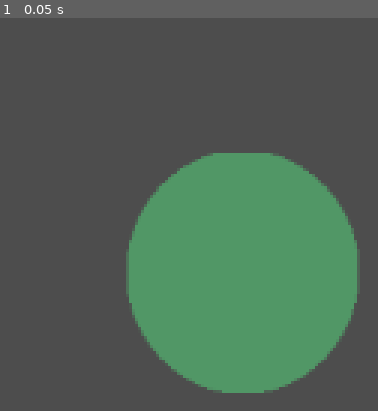
Above: before the commit, frame 1.
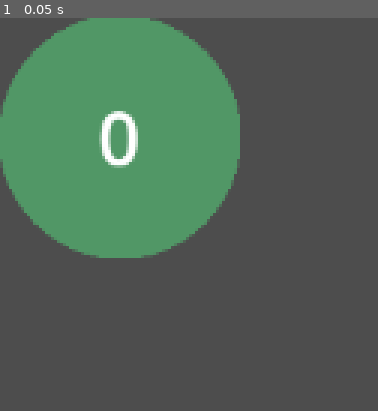
Above: after the commit, the same moment.

Repository: rafarillo/union-find-visualizer
Game: Godot game, scene res://Scenes/Node.tscn
The game is run twice, just before and just after one commit, with the same random seed, the same clock (stepped at 60 frames per second) and the same inputs. The project has no main scene, so this scene is started directly.
Inputs:
- Up to frame 1 (0.05 s): no input

The runs differ from the first frame. In frame 1, 53% of the frame differs, in the area x 0-95%, y 0-96%.

Commit message:
[feat] Add scale transform animation

Diff:
--- a/Scenes/Node.tscn
+++ b/Scenes/Node.tscn
@@ -1,11 +1,16 @@
-[gd_scene load_steps=5 format=3 uid="uid://e56xipt3664c"]
+[gd_scene load_steps=7 format=3 uid="uid://e56xipt3664c"]
 
 [ext_resource type="Theme" uid="uid://difw0bvmt52td" path="res://2D/ButtonTheme.tres" id="1_05h8r"]
 [ext_resource type="Script" uid="uid://wo0ibsy5qe1v" path="res://Scripts/UI/ColorAnimator.gd" id="2_05h8r"]
 [ext_resource type="StyleBox" uid="uid://cajsq6vpqbeyc" path="res://2D/ButtonStyleBox.tres" id="3_of6nh"]
+[ext_resource type="Script" uid="uid://cvp3dpkojbh8l" path="res://Scripts/UI/TransformAnimator.gd" id="4_r1888"]
 
 [sub_resource type="Curve" id="Curve_of6nh"]
 _data = [Vector2(0, 0), 0.0, 1.0, 0, 0, Vector2(1, 1), 1.0, 0.0, 0, 0]
+point_count = 2
+
+[sub_resource type="Curve" id="Curve_fffut"]
+_data = [Vector2(0, 0), 0.0, 1.0, 0, 0, Vector2(0.27173913, 0.9887641), 0.0, 0.0, 0, 0]
 point_count = 2
 
 [node name="Node" type="Control"]
@@ -17,21 +22,44 @@
 grow_vertical = 2
 
 [node name="Button" type="Button" parent="."]
-layout_mode = 0
-offset_left = 68.0
-offset_top = 72.0
-offset_right = 191.0
-offset_bottom = 200.0
+layout_mode = 1
+anchors_preset = -1
+offset_left = 0.15999603
+offset_right = 128.16
+offset_bottom = 128.0
+pivot_offset = Vector2(64, 64)
 theme = ExtResource("1_05h8r")
 
 [node name="ColorAnimator" type="Node" parent="Button"]
 script = ExtResource("2_05h8r")
 buttonStyleBox = ExtResource("3_of6nh")
-pressedColor = Color(0.84253985, 0.9687584, 0.8707316, 1)
-hoverColor = Color(0.46834898, 0.79374385, 0.5618785, 1)
 curve = SubResource("Curve_of6nh")
 
+[node name="TransformAnimator" type="Node" parent="Button"]
+script = ExtResource("4_r1888")
+curve = SubResource("Curve_fffut")
+
+[node name="RichTextLabel" type="RichTextLabel" parent="Button"]
+layout_mode = 1
+anchors_preset = -1
+anchor_right = 1.0
+anchor_bottom = 1.0
+pivot_offset = Vector2(64, 64)
+mouse_filter = 2
+theme_override_font_sizes/normal_font_size = 40
+theme_override_font_sizes/bold_font_size = 40
+theme_override_font_sizes/bold_italics_font_size = 40
+theme_override_font_sizes/italics_font_size = 40
+theme_override_font_sizes/mono_font_size = 40
+text = "0"
+horizontal_alignment = 1
+vertical_alignment = 1
+
 [connection signal="button_down" from="Button" to="Button/ColorAnimator" method="_on_button_button_down"]
+[connection signal="button_down" from="Button" to="Button/TransformAnimator" method="_on_button_button_down"]
 [connection signal="button_up" from="Button" to="Button/ColorAnimator" method="_on_button_button_up"]
+[connection signal="button_up" from="Button" to="Button/TransformAnimator" method="_on_button_button_up"]
 [connection signal="mouse_entered" from="Button" to="Button/ColorAnimator" method="_on_button_mouse_entered"]
+[connection signal="mouse_entered" from="Button" to="Button/TransformAnimator" method="_on_button_mouse_entered"]
 [connection signal="mouse_exited" from="Button" to="Button/ColorAnimator" method="_on_button_mouse_exited"]
+[connection signal="mouse_exited" from="Button" to="Button/TransformAnimator" method="_on_button_mouse_exited"]
--- /dev/null
+++ b/Scripts/UI/TransformAnimator.gd
@@ -0,0 +1,37 @@
+class_name TransformAnimator extends Node
+
+@export var hoverScale: float = 1.05
+@export var pressScale: float = 0.95
+@export var curve: Curve
+
+var _targetSize: Vector2
+var _counter: float = 0
+var _originalSize: Vector2 = Vector2.ZERO
+var _button: Button
+
+func _ready() -> void:
+	_button = get_parent() as Button
+	_originalSize = _button.scale
+	_targetSize = _originalSize
+
+func _process(delta: float) -> void:
+	_button.scale = _button.scale.lerp(_targetSize, curve.sample(_counter))
+	if _counter < curve.max_domain:
+		_counter += delta
+
+func _on_button_button_down() -> void:
+	_targetSize = _originalSize * pressScale
+	_counter = 0
+
+func _on_button_button_up() -> void:
+	_targetSize = _originalSize
+	_counter = 0
+
+
+func _on_button_mouse_exited() -> void:
+	_targetSize = _originalSize
+	_counter = 0
+
+func _on_button_mouse_entered() -> void:
+	_targetSize = _originalSize * hoverScale
+	_counter = 0
Not shown, added: Scripts/UI/TransformAnimator.gd.uid
